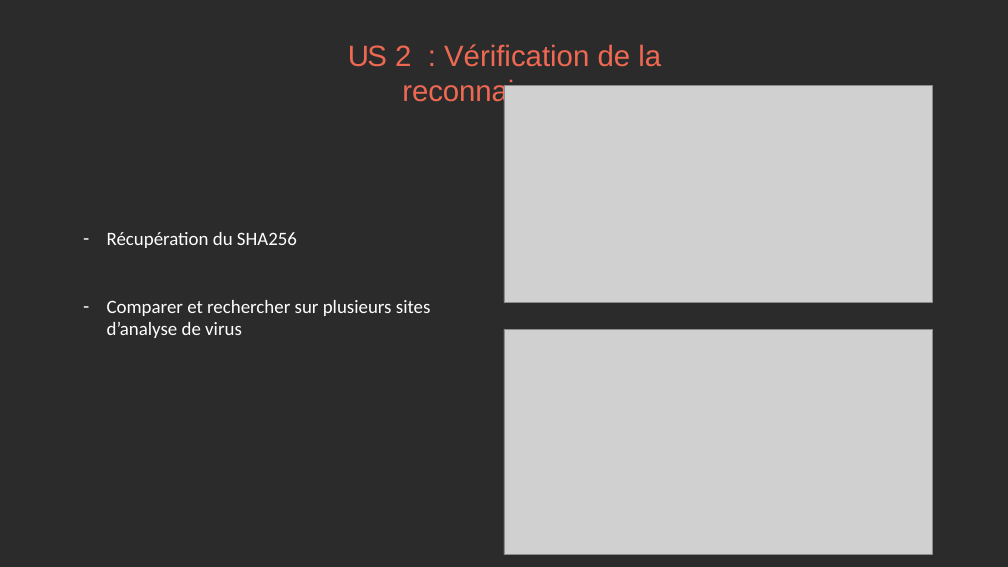
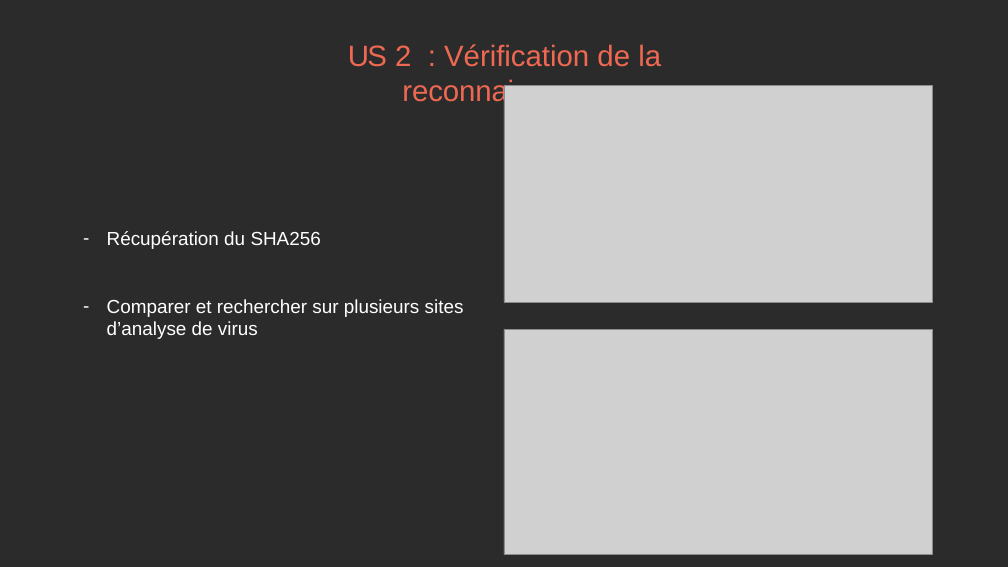
Before and after one commit to Lotratemi/Cyber-M1-NYP, a slide deck: slide 3 of Présentation.pptx. Drawn at 1008x567 pixels with LibreOffice and Linux fonts; fonts in the diff are those of the drawing; grey boxes stand for pictures; background and template pictures are left out; a plain dark background stands for a picture behind light text. Boxes give left, top, right and bottom in pixels: in the first picture for what was removed or moved away, otherwise in the second. Text is boxed around its words. In the diff, an @@ line names an element or a change of style, - is before the commit and + after.

```diff
--- a/Présentation.pptx
+++ b/Présentation.pptx
@@ text "Récupération du SHA256" at (107, 231, 464, 339): font Calibri to Arial @@
```
Also in this commit, not shown: 10 other slides changed.
